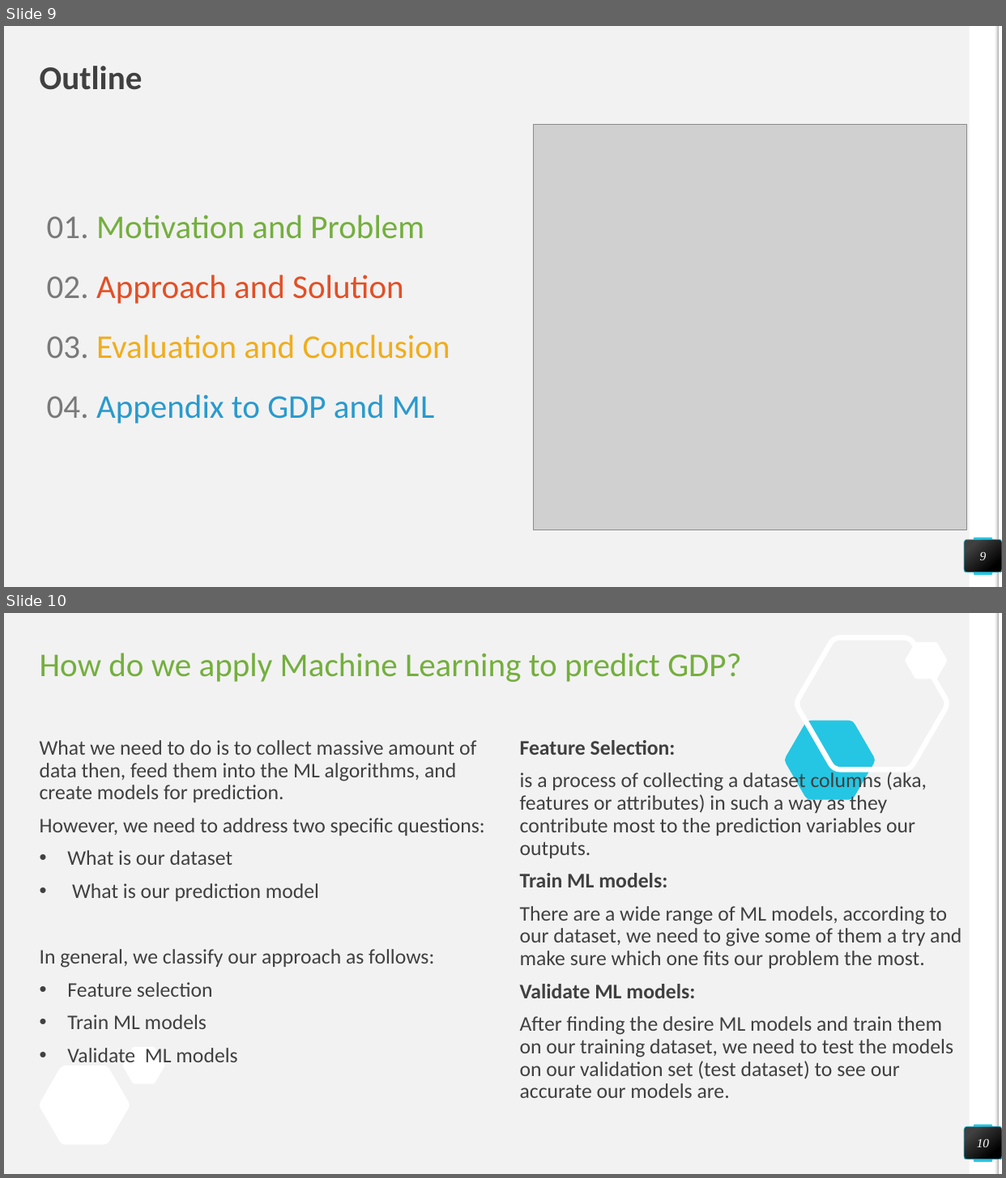
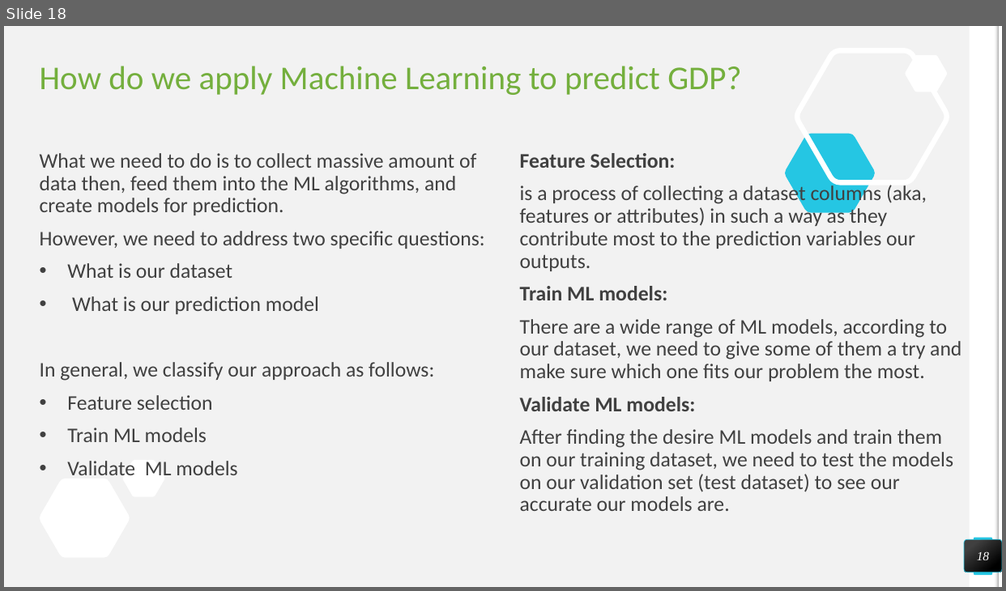
Before and after one commit to damiandmonte/Nominal-GDP-Prediction, a slide deck: Final_Report.pptx. Shown one above the other, each under a label of ours: slides 9 and 10 before the commit, slide 18 after it. The pictures are 1006x1178 and 1006x591 pixels, drawn with LibreOffice and Linux fonts; fonts in the diff are those of the drawing; grey boxes stand for pictures. Boxes give left, top, right and bottom in pixels: in the first picture for what was removed or moved away, otherwise in the second. Text is boxed around its words. In the diff, an @@ line names an element or a change of style, - is before the commit and + after.

```diff
--- a/Final_Report.pptx
+++ b/Final_Report.pptx
@@ slide 9 removed at bbox=[4, 26, 1002, 587], background #F2F2F2; not listed: 4 template elements that a slide beside it also shows @@
@@ title removed at bbox=[40, 66, 143, 90] @@
-Outline
@@ picture removed at bbox=[534, 125, 967, 531] @@
@@ text removed at bbox=[47, 215, 450, 424] @@
-01. Motivation and Problem
-02. Approach and Solution
-03. Evaluation and Conclusion
-04. Appendix to GDP and ML
@@ page number removed at bbox=[965, 540, 1002, 573] @@
-9
@@ what was slide 10 is now slide 18 @@
@@ page number at bbox=[977, 552, 989, 561]: text changed @@
-10
+18
```
Also in this commit, not shown: 12 slides changed, 4 slides added, 1 other slide removed, 1 other file.
